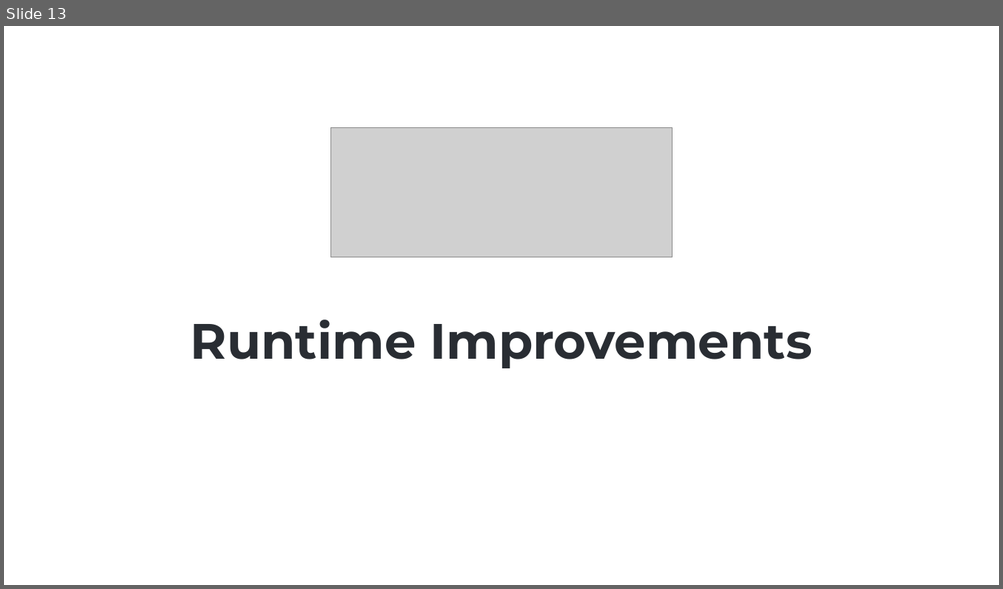
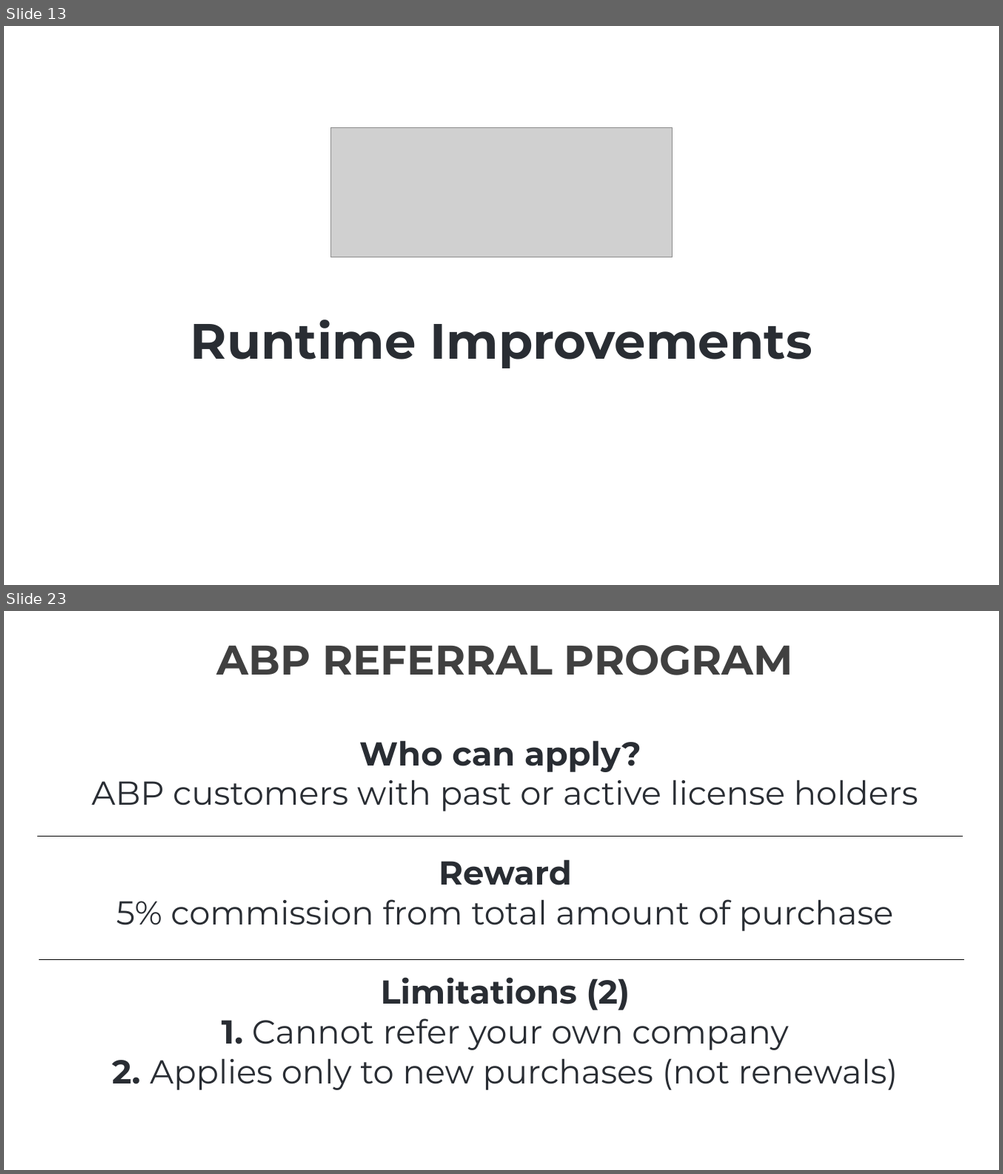
Before and after one commit to ebicoglu/presentations, a slide deck: abp-community-talks-2025.09.pptx. Shown one above the other, each under a label of ours: slide 13 before the commit, slides 13 and 23 after it; the slides between them are not shown. The pictures are 1003x589 and 1003x1174 pixels, drawn with LibreOffice and Linux fonts; fonts in the diff are those of the drawing; grey boxes stand for pictures; background and template pictures are left out. Boxes give left, top, right and bottom in pixels: in the first picture for what was removed or moved away, otherwise in the second. Text is boxed around its words. In the diff, an @@ line names an element or a change of style, - is before the commit and + after.

```diff
--- a/abp-community-talks-2025.09.pptx
+++ b/abp-community-talks-2025.09.pptx
@@ slide 23 added at (4, 611, 999, 1170), background picture (left out) @@
@@ text added at (91, 645, 918, 1091), 32 pt, text #292D33 @@
+ABP REFERRAL PROGRAM
+Who can apply?
+ABP customers with past or active license holders
+Reward
+5% commission from total amount of purchase
+Limitations (2)
+1. Cannot refer your own company
+2. Applies only to new purchases (not renewals)
@@ line added from (37, 836) to (962, 836), #000000 0.75 pt @@
@@ line added from (39, 960) to (965, 960), #000000 0.75 pt @@
```
Also in this commit, not shown: 18 slides changed, 1 other slide added, 1 slide removed.
